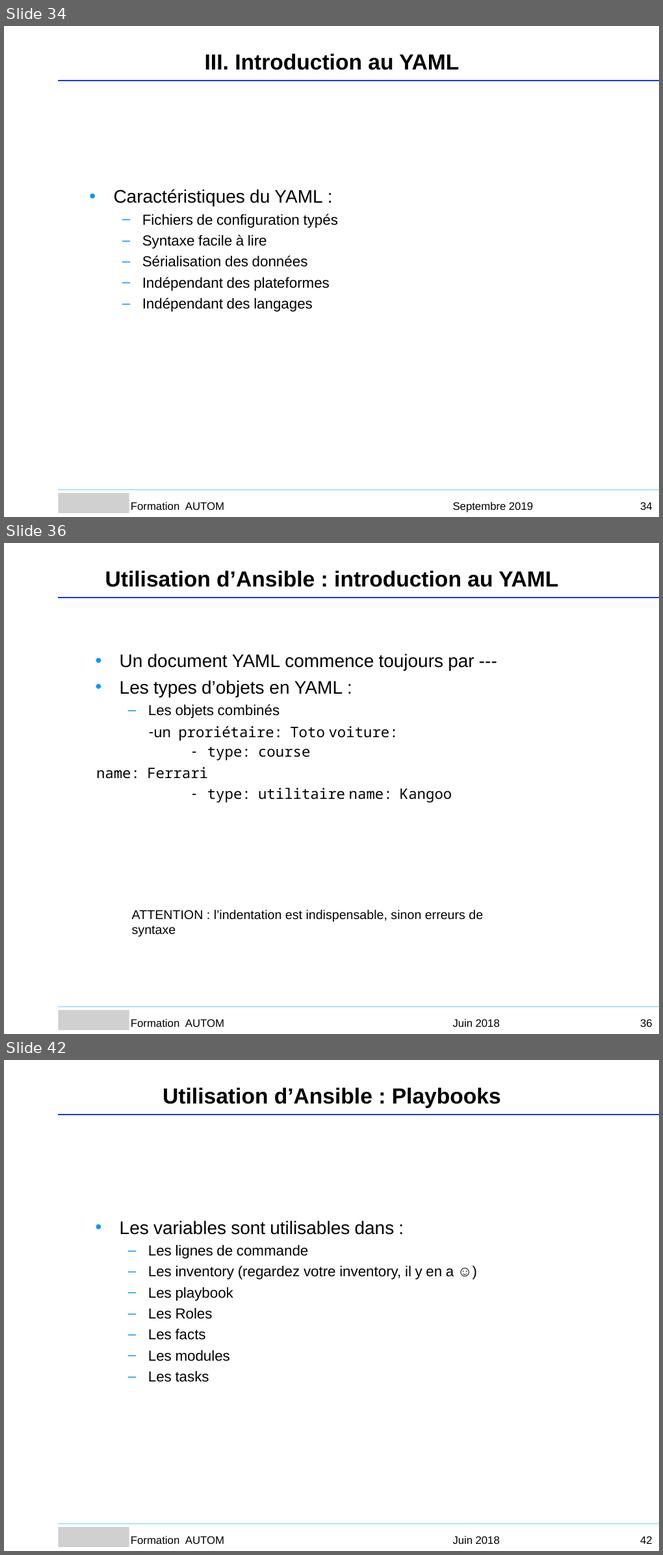
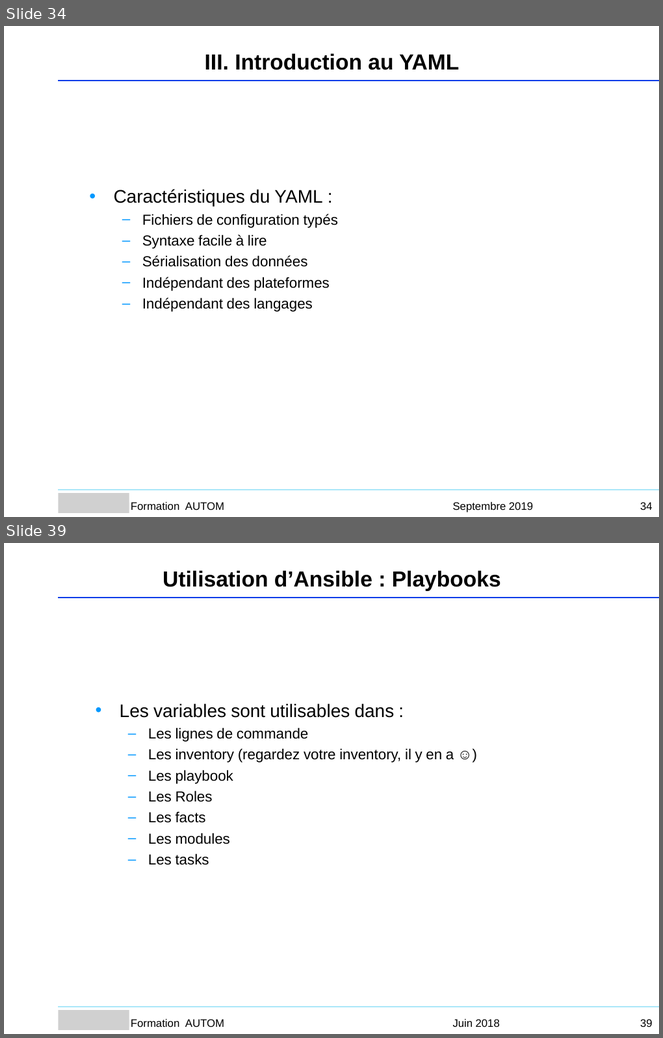
Before and after one commit to Sputnik93/cours_ansible, a slide deck: Ansible_support_cours_AGO.ppt. Shown one above the other, each under a label of ours: slides 34, 36 and 42 before the commit, slides 34 and 39 after it; the slides between them are not shown. The pictures are 663x1555 and 663x1038 pixels, drawn with LibreOffice and Linux fonts; fonts in the diff are those of the drawing; grey boxes stand for pictures; background and template pictures are left out. Boxes give left, top, right and bottom in pixels: in the first picture for what was removed or moved away, otherwise in the second. Text is boxed around its words. In the diff, an @@ line names an element or a change of style, - is before the commit and + after.

```diff
--- a/Ansible_support_cours_AGO.ppt
+++ b/Ansible_support_cours_AGO.ppt
@@ slide 36 removed at box(4, 543, 659, 1034), background #FFFFFF @@
@@ text removed at box(105, 570, 558, 587) @@
-Utilisation d’Ansible : introduction au YAML
@@ freeform shape removed at box(59, 598, 659, 598) @@
@@ text removed at box(96, 653, 474, 802) @@
-• Un document YAML commence toujours par ---
-• Les types d’objets en YAML :
-  – Les objets combinés
-    – un proriétaire: Toto voiture:
-      – type: course
-name: Ferrari
-      – type: utilitaire name: Kangoo
@@ text removed at box(132, 910, 483, 937) @@
-ATTENTION : l’indentation est indispensable, sinon erreurs de syntaxe
@@ freeform shape removed at box(59, 1007, 659, 1007) @@
@@ picture removed at box(59, 1011, 130, 1031) @@
@@ text removed at box(131, 1019, 224, 1027) @@
-Formation AUTOM
@@ text removed at box(453, 1019, 500, 1027) @@
-Juin 2018
@@ page number removed at box(640, 1019, 653, 1027) @@
-36
@@ what was slide 42 is now slide 39 @@
@@ page number at box(640, 1019, 653, 1027): text changed @@
-42
+39
```
Also in this commit, not shown: 1 slide changed, 3 slides added, 5 other slides removed, 1 other file.
